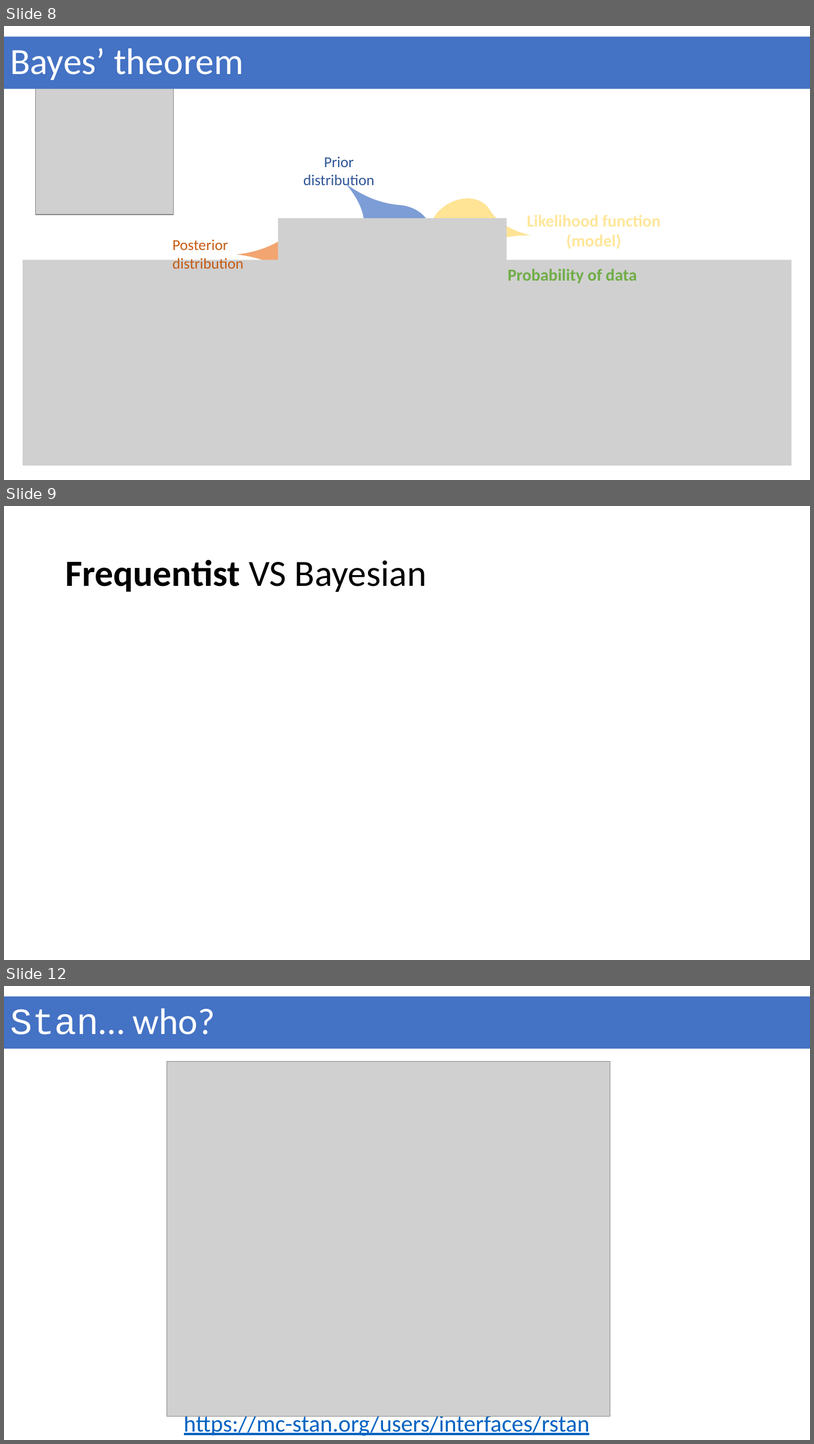
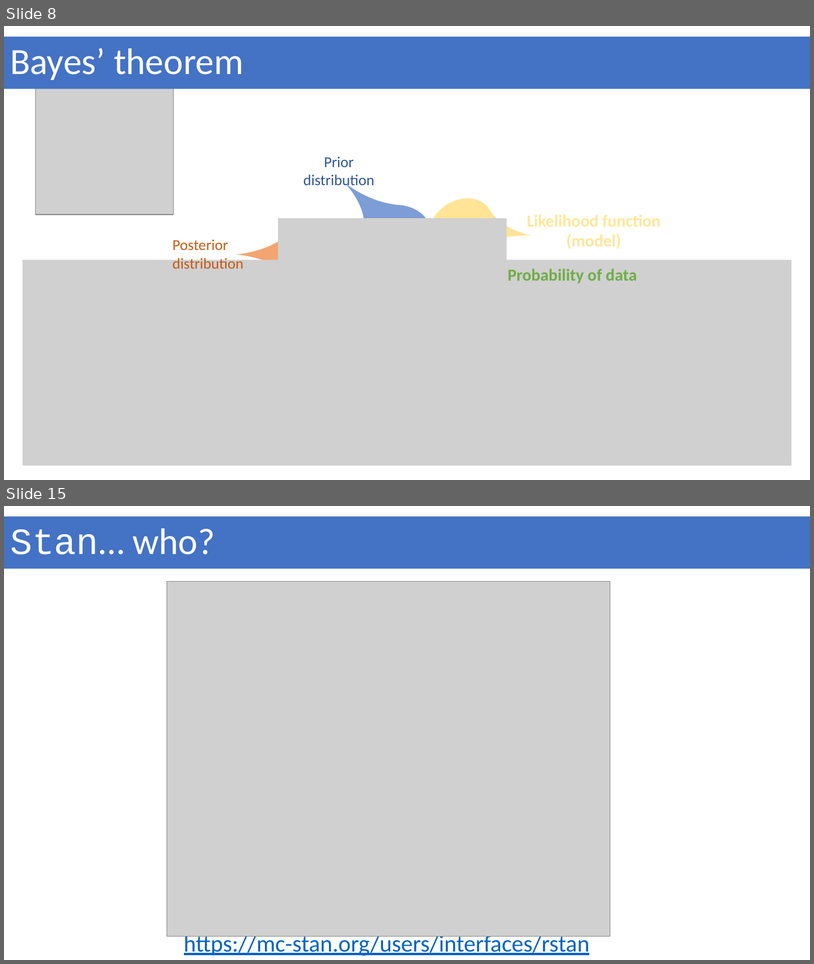
Before and after one commit to geek-lunch/workshops, a slide deck: Intro_to_bayesian/bayesian_stats_with_stan_and_brms.pptx. Shown one above the other, each under a label of ours: slides 8, 9 and 12 before the commit, slides 8 and 15 after it; the slides between them are not shown. The pictures are 814x1444 and 814x964 pixels, drawn with LibreOffice and Linux fonts; fonts in the diff are those of the drawing; grey boxes stand for pictures. Boxes give left, top, right and bottom in pixels: in the first picture for what was removed or moved away, otherwise in the second. Text is boxed around its words. In the diff, an @@ line names an element or a change of style, - is before the commit and + after.

```diff
--- a/Intro_to_bayesian/bayesian_stats_with_stan_and_brms.pptx
+++ b/Intro_to_bayesian/bayesian_stats_with_stan_and_brms.pptx
@@ slide 9 removed at bbox=[4, 506, 810, 960], background #FFFFFF @@
@@ title removed at bbox=[65, 559, 427, 592] @@
-Frequentist VS Bayesian
@@ what was slide 12 is now slide 15 @@
```
Also in this commit, not shown: 1 slide changed, 5 slides added, 2 other slides removed, 5 other files.
